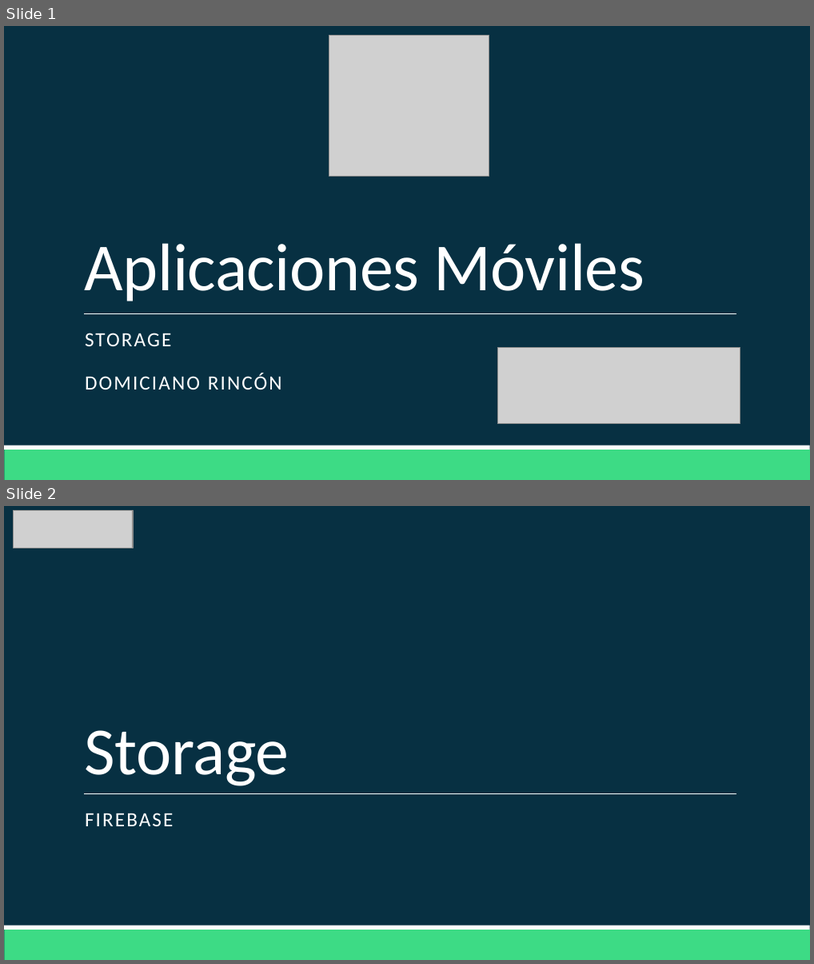
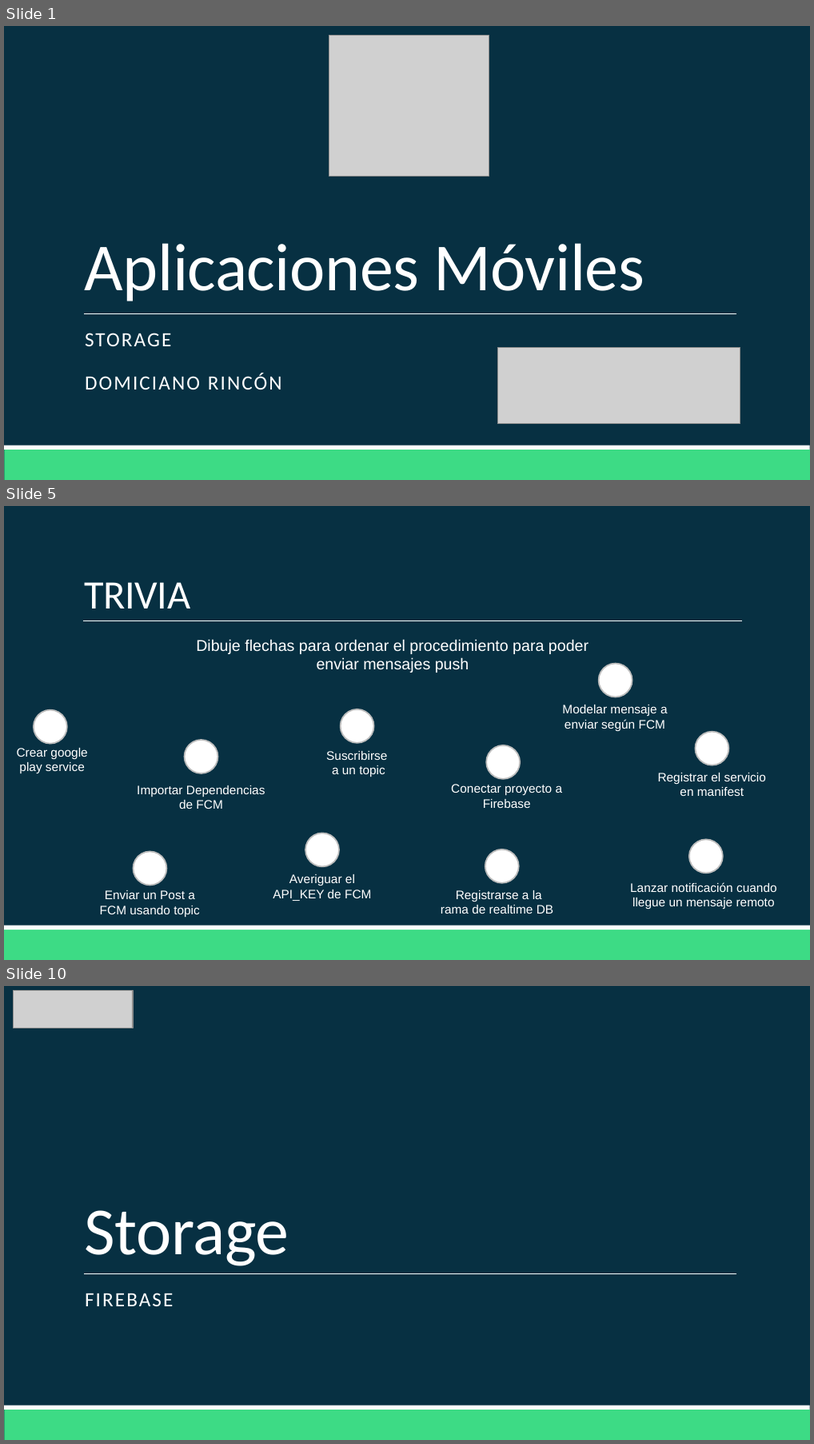
Before and after one commit to Domiciano/AppMoviles201, a slide deck: Clase 13/Clase 13.pptx. Shown one above the other, each under a label of ours: slides 1 and 2 before the commit, slides 1, 5 and 10 after it; the slides between them are not shown. The pictures are 814x964 and 814x1444 pixels, drawn with LibreOffice and Linux fonts; fonts in the diff are those of the drawing; grey boxes stand for pictures. Boxes give left, top, right and bottom in pixels: in the first picture for what was removed or moved away, otherwise in the second. Text is boxed around its words. In the diff, an @@ line names an element or a change of style, - is before the commit and + after.

```diff
--- a/Clase 13/Clase 13.pptx
+++ b/Clase 13/Clase 13.pptx
@@ slide 5 added at (4,506,810,960), background #073042; not listed: 2 template elements that a slide beside it also shows @@
@@ title added at (85,582,190,608), 36 pt, text #FFFFFF @@
+TRIVIA
@@ line added from (83, 621) to (742, 621), #FFFFFF 0.5 pt @@
@@ text added at (196,639,589,672), 14 pt, text #FFFFFF @@
+Dibuje flechas para ordenar el procedimiento para poder enviar mensajes push
@@ ellipse added at (599,664,633,697), fill #FFFFFF, outline #BDBDBD 1.25 pt @@
@@ ellipse added at (34,710,68,744), fill #FFFFFF, outline #BDBDBD 1.25 pt @@
@@ ellipse added at (340,709,374,743), fill #FFFFFF, outline #BDBDBD 1.25 pt @@
@@ text added at (562,704,668,731), 11 pt, text #FFFFFF @@
+Modelar mensaje a enviar según FCM
@@ ellipse added at (185,740,218,774), fill #FFFFFF, outline #BDBDBD 1.25 pt @@
@@ ellipse added at (486,745,520,780), fill #FFFFFF, outline #BDBDBD 1.25 pt @@
@@ ellipse added at (696,731,730,765), fill #FFFFFF, outline #BDBDBD 1.25 pt @@
@@ text added at (17,748,87,773), 11 pt, text #FFFFFF @@
+Crear google play service
@@ text added at (326,751,387,777), 11 pt, text #FFFFFF @@
+Suscribirse
+a un topic
@@ text added at (137,785,266,808), 11 pt, text #FFFFFF @@
+Importar Dependencias de FCM
@@ text added at (451,784,563,808), 11 pt, text #FFFFFF @@
+Conectar proyecto a Firebase
@@ text added at (658,772,766,796), 11 pt, text #FFFFFF @@
+Registrar el servicio en manifest
@@ ellipse added at (306,832,339,867), fill #FFFFFF, outline #BDBDBD 1.25 pt @@
@@ ellipse added at (690,839,723,873), fill #FFFFFF, outline #BDBDBD 1.25 pt @@
@@ ellipse added at (133,851,167,885), fill #FFFFFF, outline #BDBDBD 1.25 pt @@
@@ ellipse added at (486,848,519,883), fill #FFFFFF, outline #BDBDBD 1.25 pt @@
@@ text added at (273,874,371,900), 11 pt, text #FFFFFF @@
+Averiguar el API_KEY de FCM
@@ text added at (630,882,778,908), 11 pt, text #FFFFFF @@
+Lanzar notificación cuando llegue un mensaje remoto
@@ text added at (100,890,200,916), 11 pt, text #FFFFFF @@
+Enviar un Post a FCM usando topic
@@ text added at (441,890,554,913), 11 pt, text #FFFFFF @@
+Registrarse a la rama de realtime DB
@@ what was slide 2 is now slide 10 @@
```
Also in this commit, not shown: 11 other slides added, 49 other files.
